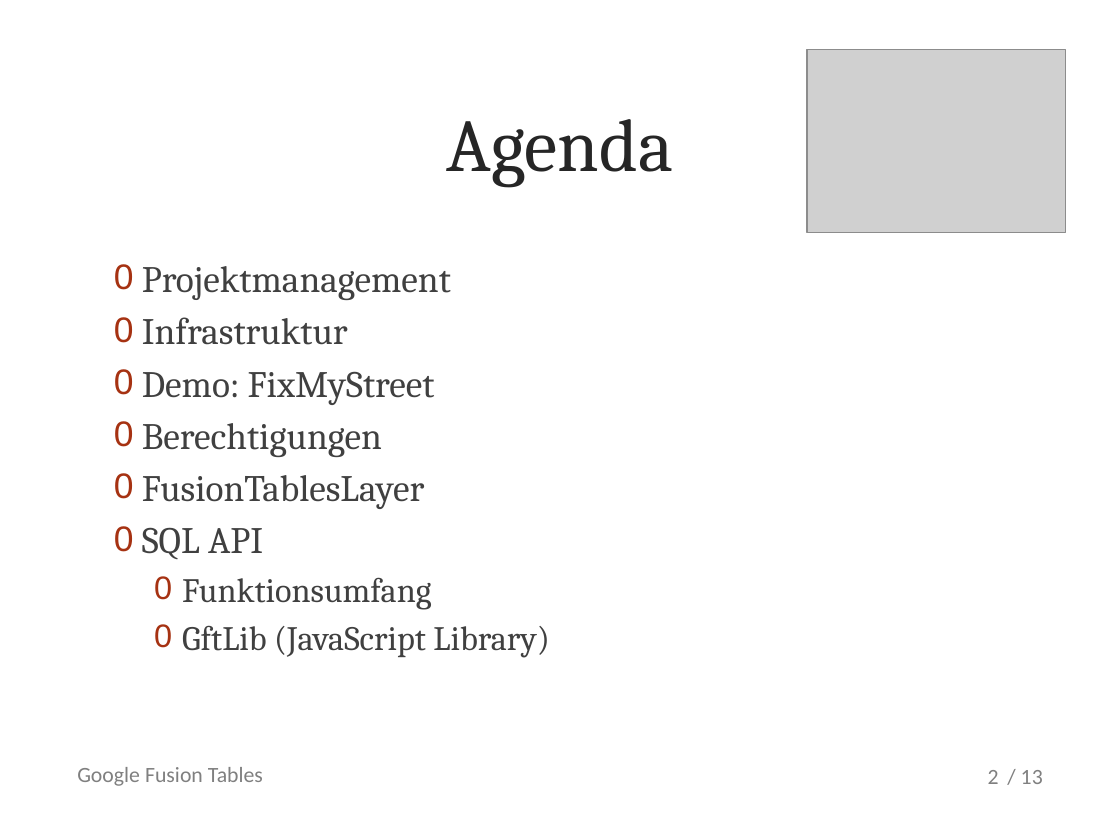
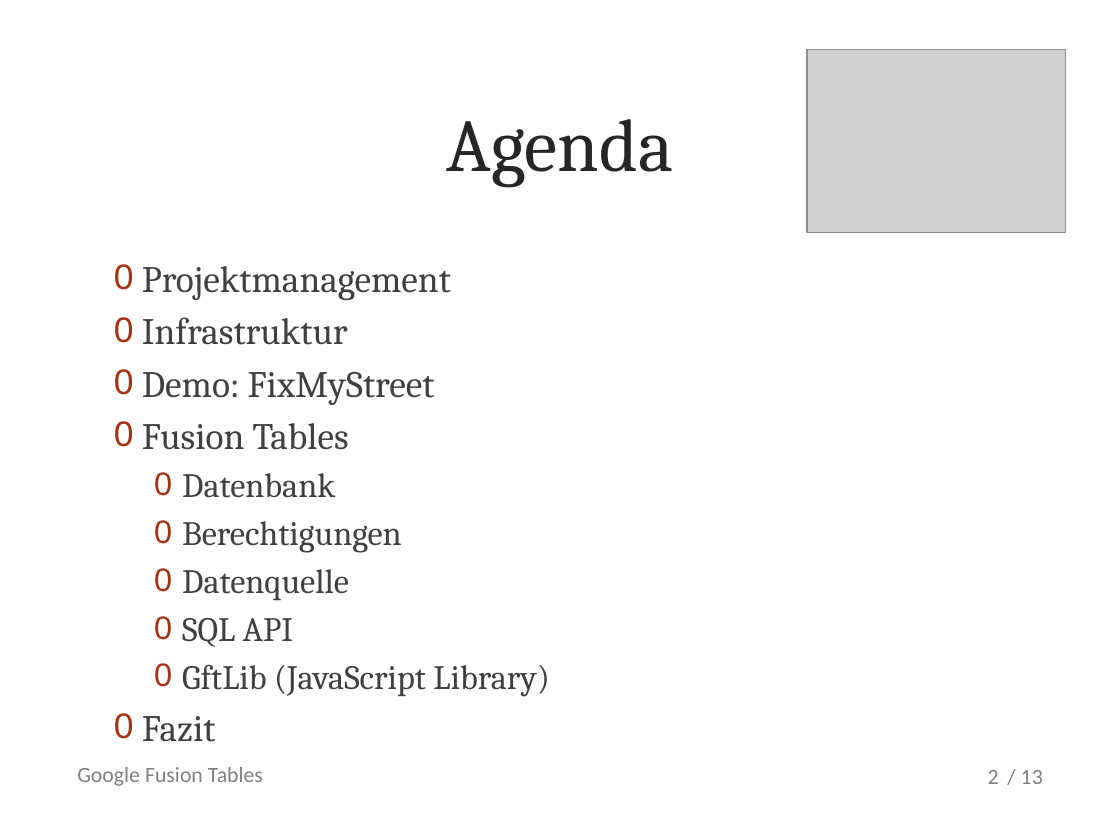
Before and after one commit to metaodi/GFTPrototype, a slide deck: slide 2 of _DOCUMENTATION/03_Presentation/GFTPrototype-Presentation.pptx. Drawn at 1120x840 pixels with LibreOffice and Linux fonts; fonts in the diff are those of the drawing; grey boxes stand for pictures; background and template pictures are left out. Boxes give left, top, right and bottom in pixels: in the first picture for what was removed or moved away, otherwise in the second. Text is boxed around its words. In the diff, an @@ line names an element or a change of style, - is before the commit and + after.

Commit message:
Fixed agenda structure

```diff
--- a/_DOCUMENTATION/03_Presentation/GFTPrototype-Presentation.pptx
+++ b/_DOCUMENTATION/03_Presentation/GFTPrototype-Presentation.pptx
@@ text at bbox=[142, 423, 349, 498]: paragraphs added @@
+0 Fusion Tables
+  0 Datenbank
@@ text at bbox=[182, 521, 402, 647]: size 24 to 22 pt in "Berechtigungen", "SQL API"; list level 1 to 2 in "Berechtigungen"; list level 1 to 2 in "SQL API" @@
@@ text at bbox=[182, 569, 349, 601]: text changed; size 24 to 22 pt @@
-0 FusionTablesLayer
+  0 Datenquelle
@@ text at bbox=[182, 577, 431, 609]: paragraph removed @@
-  0 Funktionsumfang
@@ text at bbox=[142, 716, 216, 742]: paragraph added @@
+0 Fazit
```
